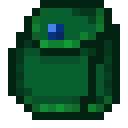
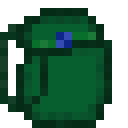
Two versions of the same layered image (128x128). Layer-by-layer changes:
added layer "Regular Closed" above "Old Ender Open" over [0, 8, 112, 128]
renamed "Regular Closed" to "Old Regular Closed", hid it over [8, 0, 120, 120]
